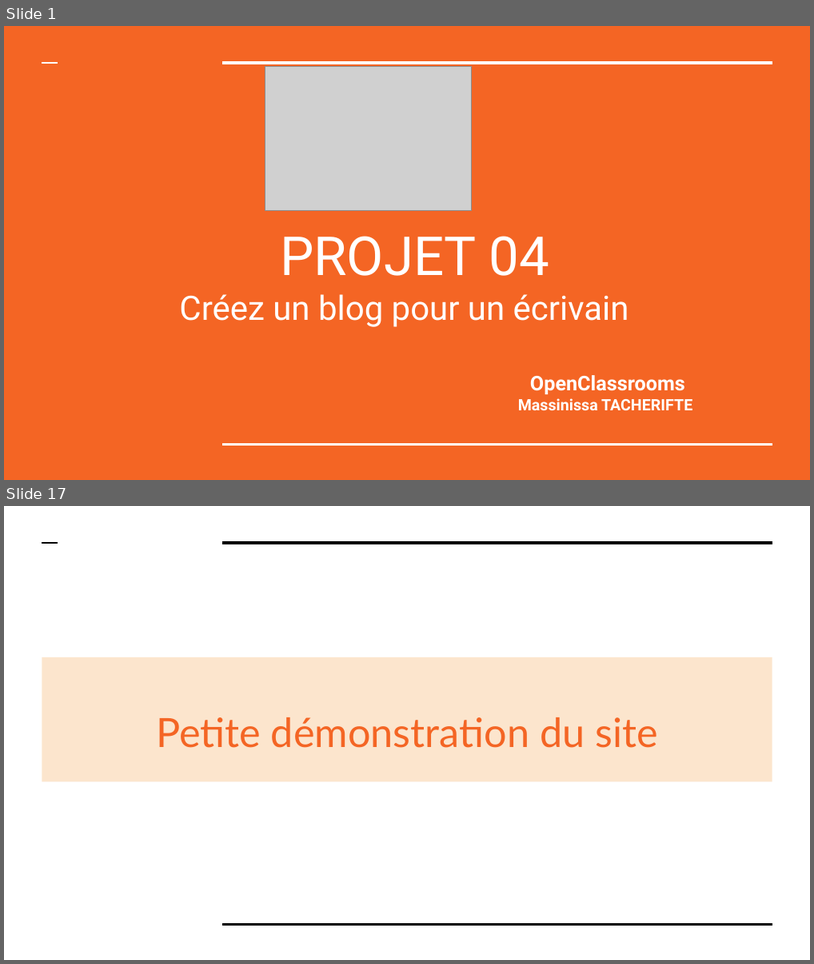
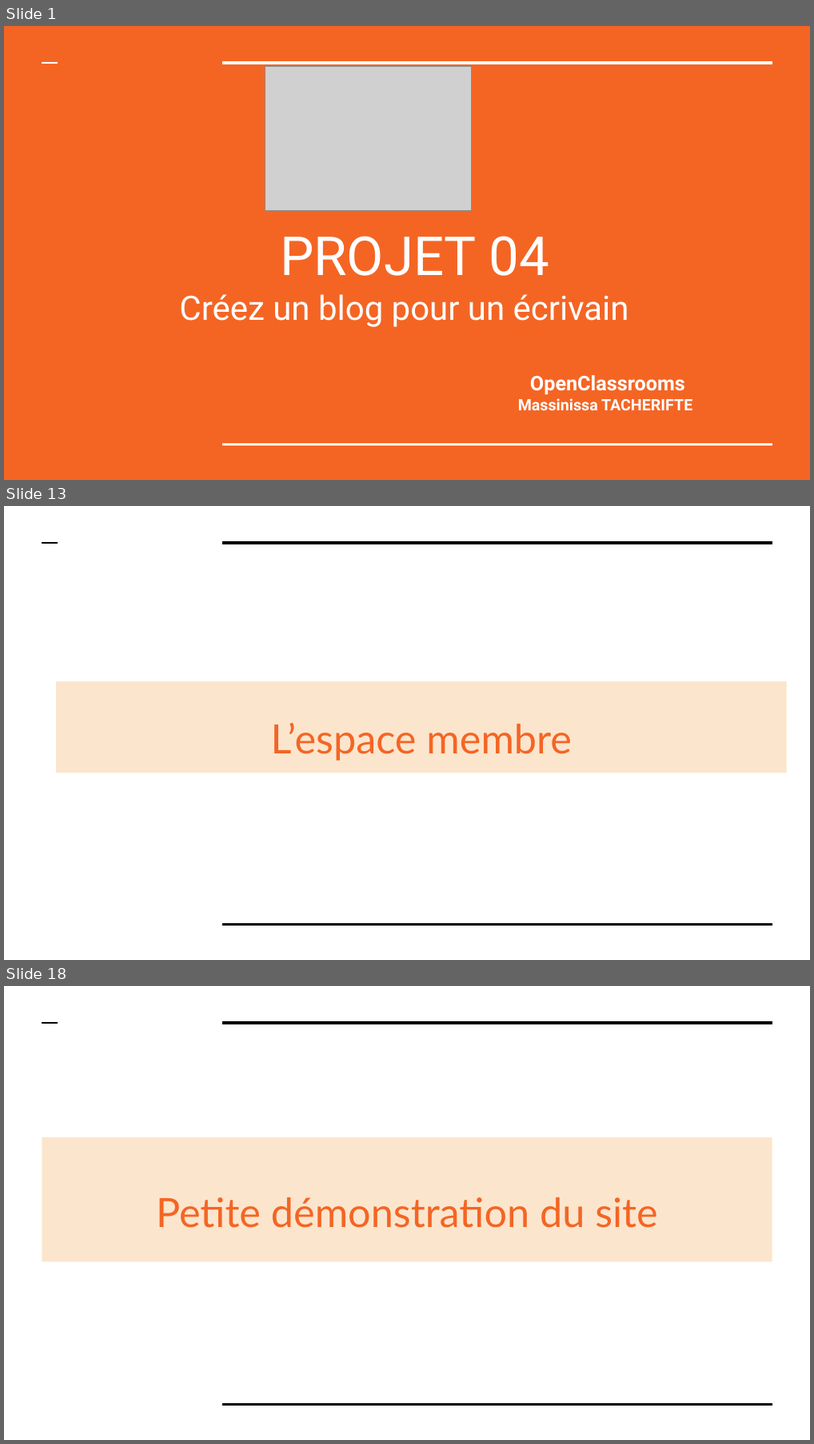
Before and after one commit to massinissa44/Projet-04-blog-pour-un-crivain-, a slide deck: P4_04_Presentation.pptx. Shown one above the other, each under a label of ours: slides 1 and 17 before the commit, slides 1, 13 and 18 after it; the slides between them are not shown. The pictures are 814x964 and 814x1444 pixels, drawn with LibreOffice and Linux fonts; fonts in the diff are those of the drawing; grey boxes stand for pictures. Boxes give left, top, right and bottom in pixels: in the first picture for what was removed or moved away, otherwise in the second. Text is boxed around its words. In the diff, an @@ line names an element or a change of style, - is before the commit and + after.

```diff
--- a/P4_04_Presentation.pptx
+++ b/P4_04_Presentation.pptx
@@ slide 13 added at (4,506,810,960), background #FFFFFF; not listed: 3 template elements that a slide beside it also shows @@
@@ title added at (57,681,787,772), fill #FCE5CD, 36 pt, text #F46524 @@
+L’espace membre
@@ what was slide 17 is now slide 18 @@
```
Also in this commit, not shown: 3 slides changed, 12 other slides added, 15 slides removed, 15 other files.
